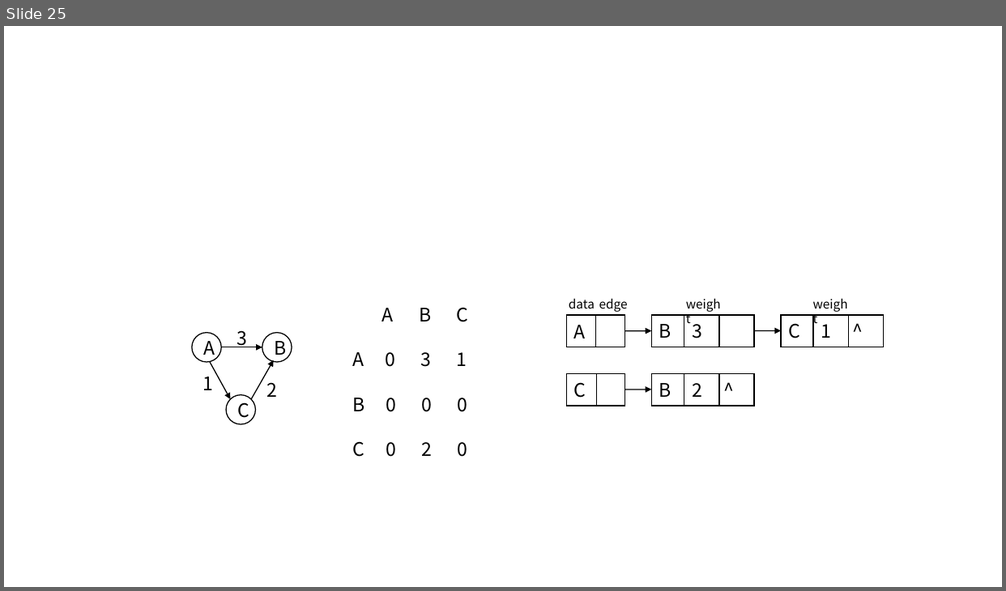
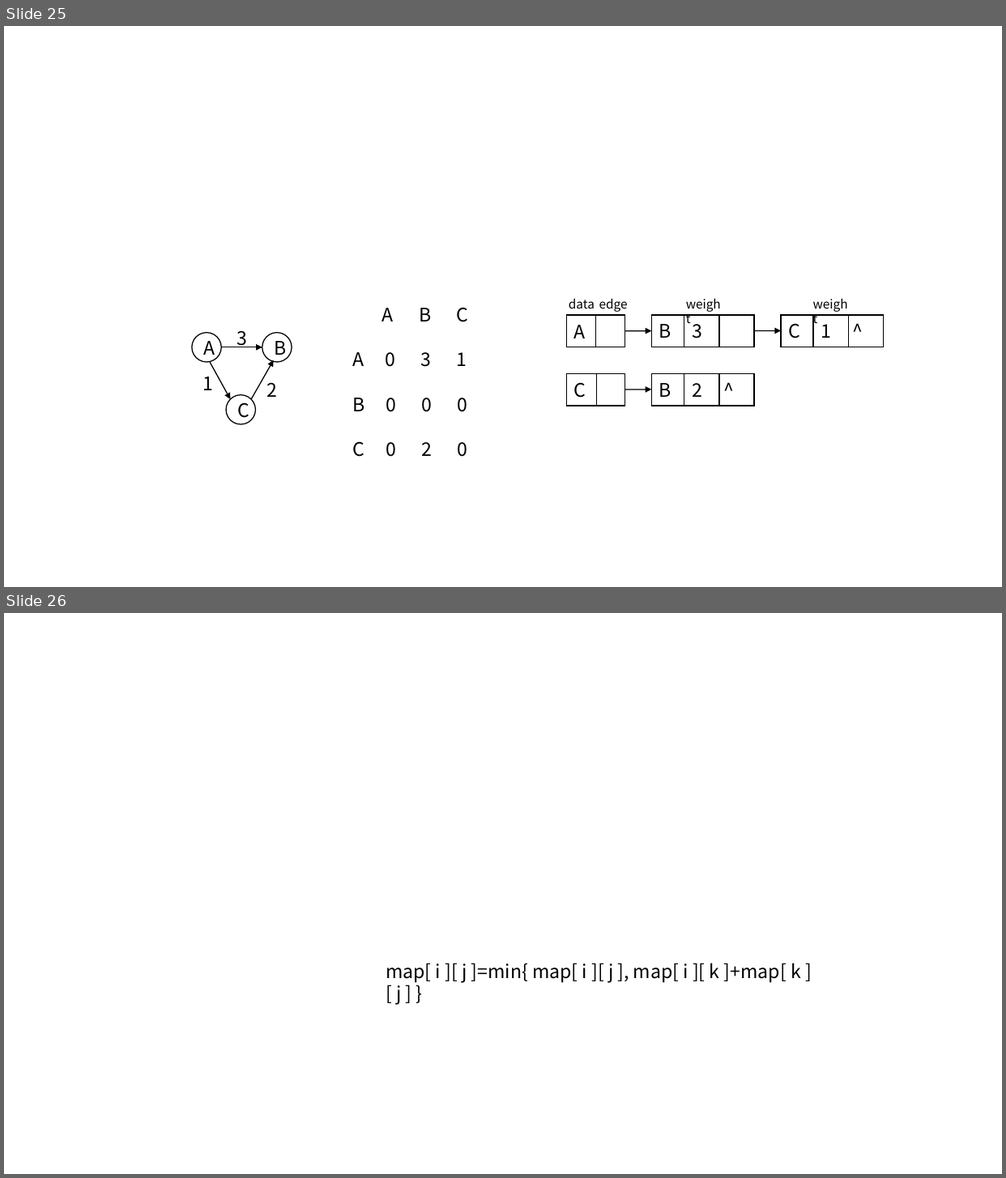
Before and after one commit to The-wind-blows/course, a slide deck: 演示文稿1.pptx. Shown one above the other, each under a label of ours: slide 25 before the commit, slides 25 and 26 after it. The pictures are 1006x591 and 1006x1178 pixels, drawn with LibreOffice and Linux fonts; fonts in the diff are those of the drawing. Boxes give left, top, right and bottom in pixels: in the first picture for what was removed or moved away, otherwise in the second. Text is boxed around its words. In the diff, an @@ line names an element or a change of style, - is before the commit and + after.

```diff
--- a/演示文稿1.pptx
+++ b/演示文稿1.pptx
@@ slide 26 added at box(4, 613, 1002, 1174), background #FFFFFF @@
@@ text added at box(386, 963, 801, 982), 18 pt, text #000000 @@
+map[ i ][ j ]=min{ map[ i ][ j ], map[ i ][ k ]+map[ k ][ j ] }
```
Also in this commit, not shown: 7 other files.
